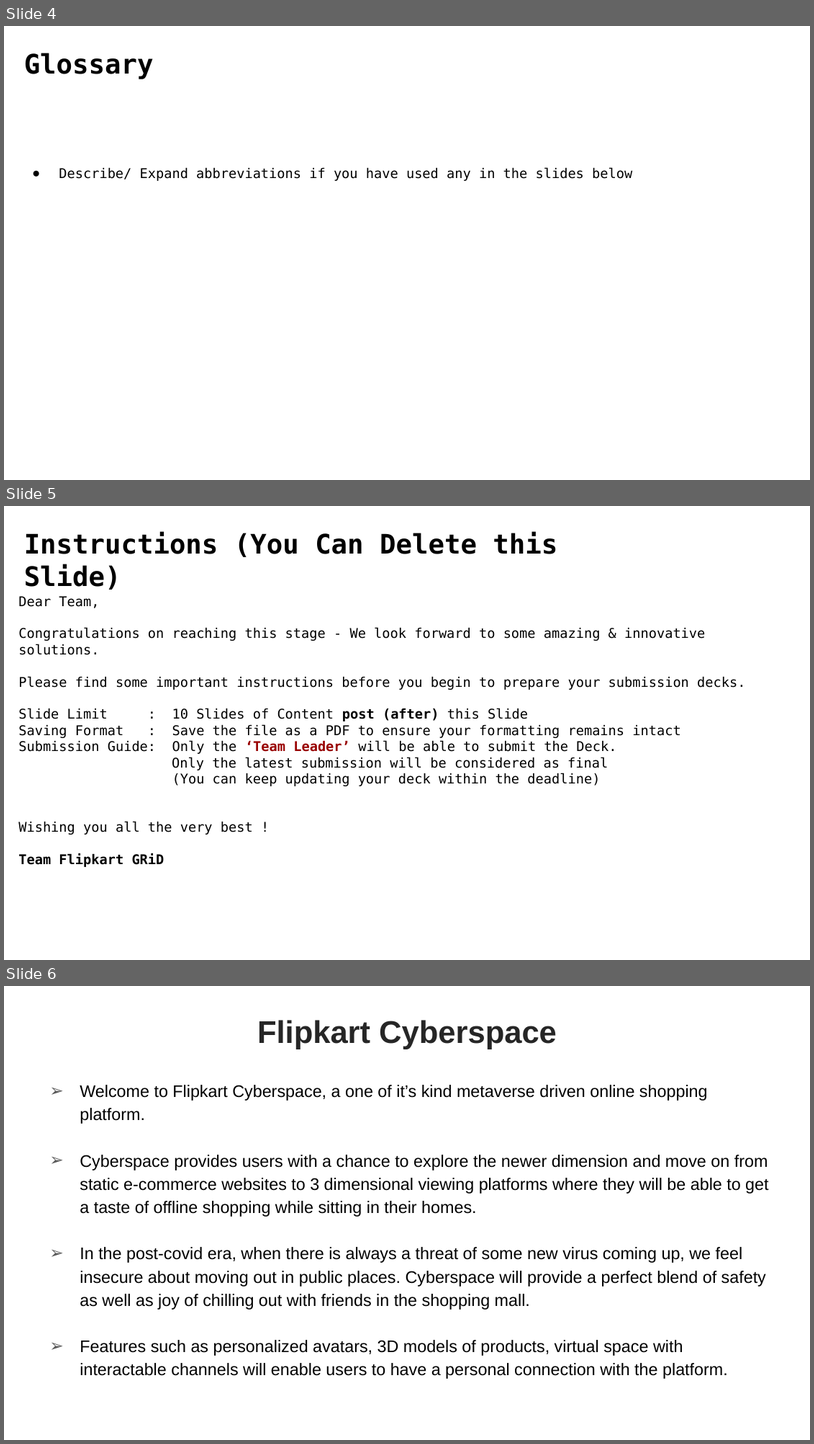
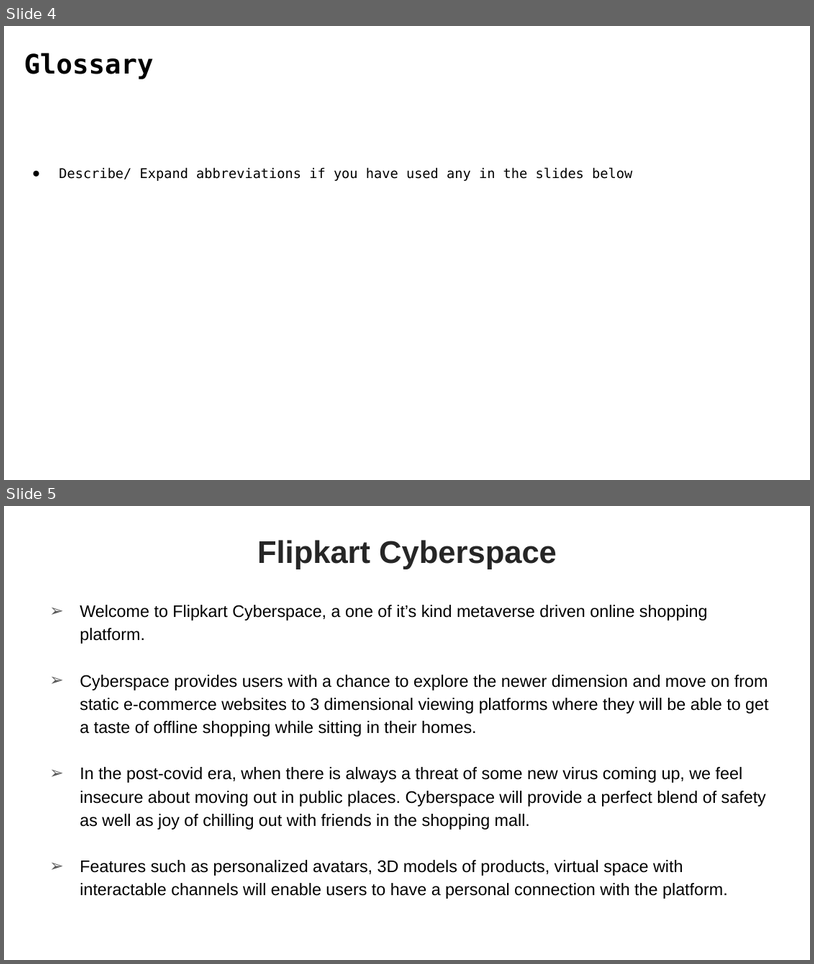
Before and after one commit to rohan843/FlipkartCyberspace, a slide deck: Demo/[PPT] Level 2 Submission_MetaCommerce_Challenge (GRiD 4.0).pptx. Shown one above the other, each under a label of ours: slides 4, 5 and 6 before the commit, slides 4 and 5 after it. The pictures are 814x1444 and 814x964 pixels, drawn with LibreOffice and Linux fonts; fonts in the diff are those of the drawing. Boxes give left, top, right and bottom in pixels: in the first picture for what was removed or moved away, otherwise in the second. Text is boxed around its words. In the diff, an @@ line names an element or a change of style, - is before the commit and + after.

```diff
--- a/Demo/[PPT] Level 2 Submission_MetaCommerce_Challenge (GRiD 4.0).pptx
+++ b/Demo/[PPT] Level 2 Submission_MetaCommerce_Challenge (GRiD 4.0).pptx
@@ slide 5 removed at (4, 506, 810, 960), background #FFFFFF @@
@@ text removed at (24, 532, 558, 590) @@
-Instructions (You Can Delete this Slide)
@@ text removed at (18, 596, 746, 867) @@
-Dear Team,
-Congratulations on reaching this stage - We look forward to some amazing & innovative solutions.
-Please find some important instructions before you begin to prepare your submission decks.
-Slide Limit : 10 Slides of Content post (after) this Slide
-Saving Format : Save the file as a PDF to ensure your formatting remains intact
-Submission Guide: Only the ‘Team Leader’ will be able to submit the Deck.
-Only the latest submission will be considered as final
-(You can keep updating your deck within the deadline)
-Wishing you all the very best !
-Team Flipkart GRiD
@@ what was slide 6 is now slide 5 @@
```
Also in this commit, not shown: 2 other files.
